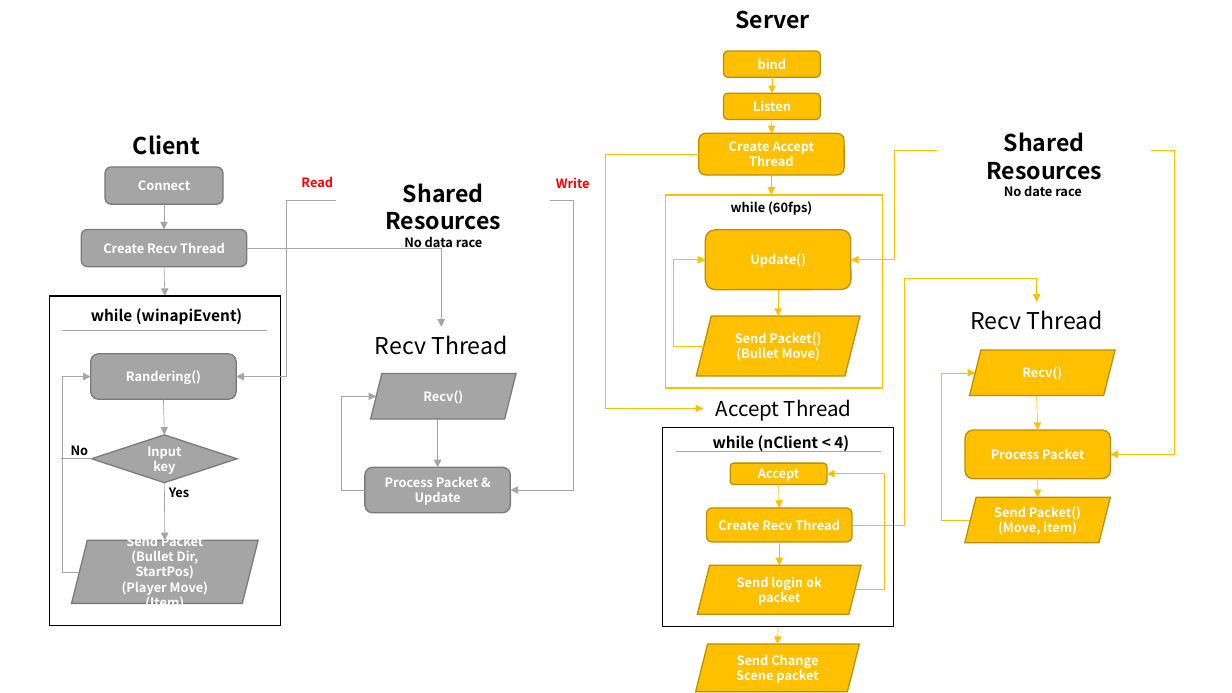
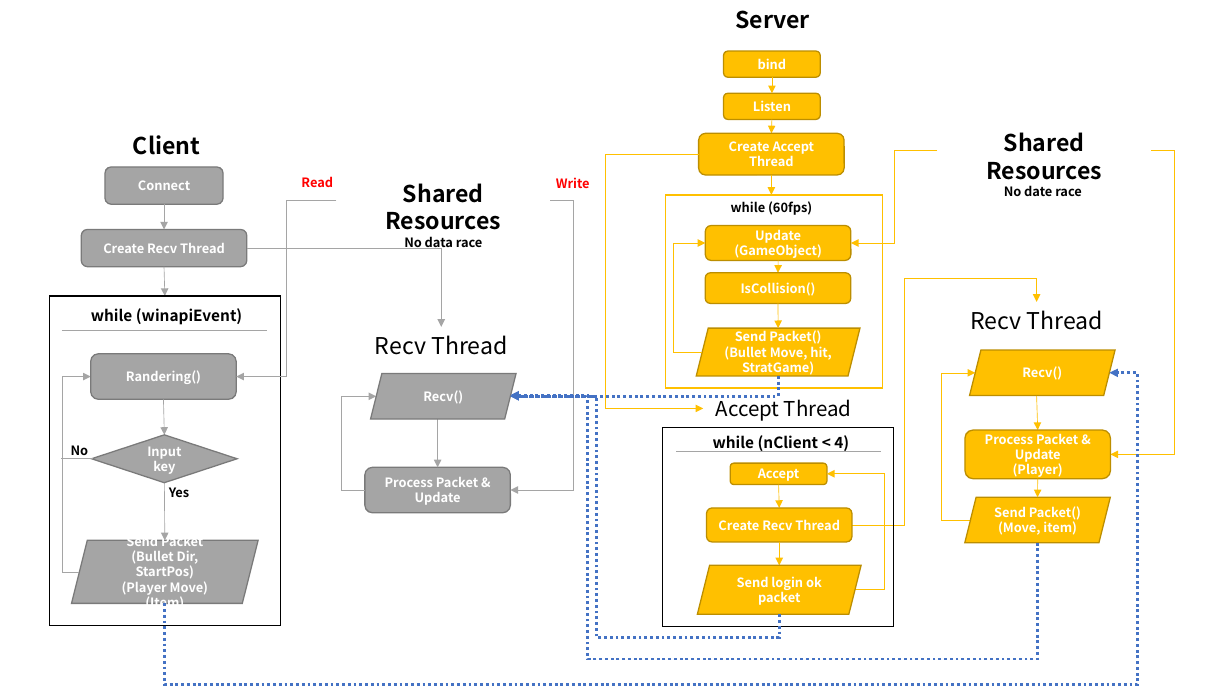
Before and after one commit to kakik/agari, a slide deck: slide 1 of 기획서 자료/프레젠테이션1.pptx. Drawn at 1232x693 pixels with LibreOffice and Linux fonts; fonts in the diff are those of the drawing. Boxes give left, top, right and bottom in pixels: in the first picture for what was removed or moved away, otherwise in the second. Text is boxed around its words. In the diff, an @@ line names an element or a change of style, - is before the commit and + after.

```diff
--- a/기획서 자료/프레젠테이션1.pptx
+++ b/기획서 자료/프레젠테이션1.pptx
@@ elbow arrow moved from (937, 151) - (851, 260) to (937, 151) - (851, 243) @@
@@ rounded rectangle "Update" resized from (x1=705, y1=230, x2=850, y2=290) to (x1=705, y1=226, x2=850, y2=261) @@
@@ text in rounded rectangle at (x1=734, y1=229, x2=822, y2=258): text changed @@
-Update()
+Update
+(GameObject)
@@ elbow arrow moved from (704, 346) - (705, 260) to (702, 352) - (705, 243) @@
@@ arrow moved from (778, 290) - (778, 316) to (778, 261) - (778, 273) @@
@@ rounded rectangle added at (x1=705, y1=273, x2=850, y2=303), fill #FFC000, outline #BD8E00 1 pt, 10 pt, text #FFFFFF, bold @@
+IsCollision()
@@ parallelogram "Send Packet()" resized from (x1=697, y1=316, x2=860, y2=376) to (x1=697, y1=328, x2=860, y2=376) @@
@@ arrow added from (778, 303) to (778, 328), #FFC000 0.5 pt @@
@@ text in parallelogram at (x1=724, y1=343, x2=832, y2=377): text changed @@
-(Bullet Move)
+(Bullet Move, hit, StratGame)
@@ elbow arrow added from (165, 604) to (1110, 373), #4472C4 2.25 pt dashed @@
@@ elbow arrow added from (778, 376) to (510, 396), #4472C4 2.25 pt dashed @@
@@ elbow arrow added from (779, 615) to (510, 396), #4472C4 2.25 pt dashed @@
@@ elbow arrow added from (1038, 543) to (510, 396), #4472C4 2.25 pt dashed @@
@@ text in rounded rectangle at (x1=985, y1=430, x2=1078, y2=479): text changed @@
-Process Packet
+Process Packet & Update
+(Player)
@@ arrow removed from (778, 627) to (778, 644) @@
@@ parallelogram removed at (x1=696, y1=644, x2=860, y2=692) @@
-Send Change Scene packet
```
